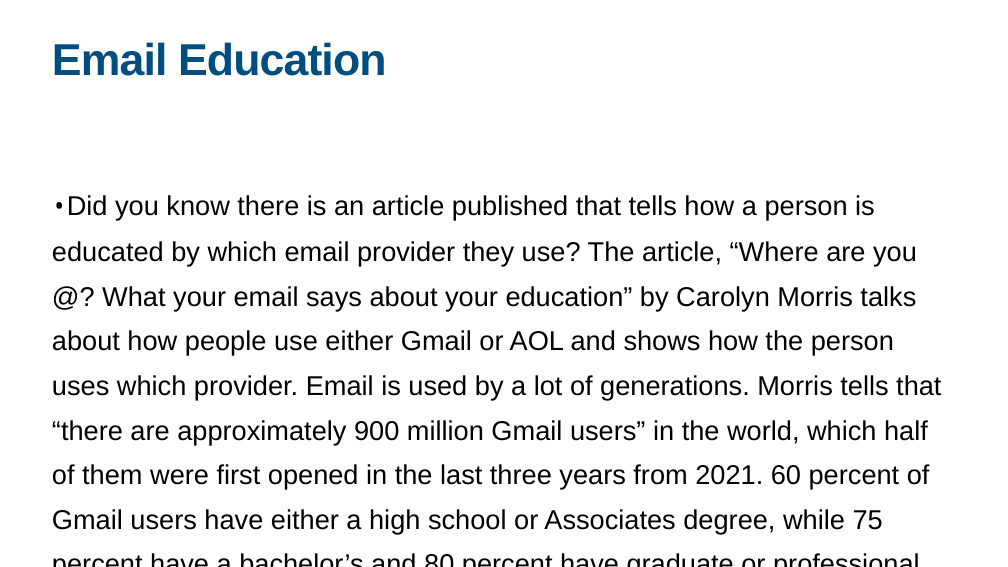
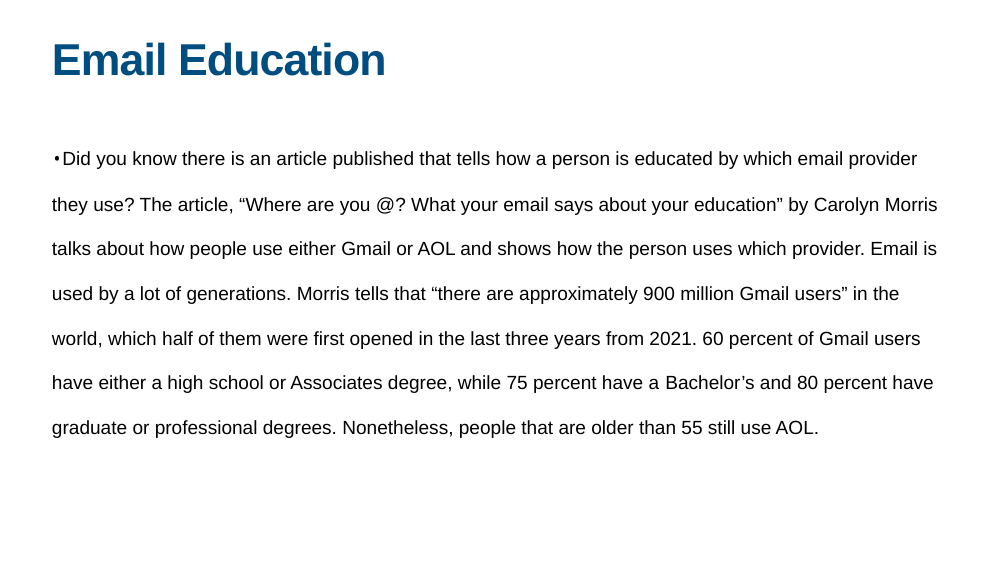
Before and after one commit to Jake-guerrero/Email-Usage, a slide deck: slide 5 of Email Usage.pptx. Drawn at 1008x567 pixels with LibreOffice and Linux fonts; fonts in the diff are those of the drawing. Boxes give left, top, right and bottom in pixels: in the first picture for what was removed or moved away, otherwise in the second. Text is boxed around its words. In the diff, an @@ line names an element or a change of style, - is before the commit and + after.

Commit message:
adding

```diff
--- a/Email Usage.pptx
+++ b/Email Usage.pptx
@@ text at <box>52,151,938,438</box>: text changed; size 51.8 to 36.3 pt @@
-•Did you know there is an article published that tells how a person is educated by which email provider they use? The article, “Where are you @? What your email says about your education” by Carolyn Morris talks about how people use either Gmail or AOL and shows how the person uses which provider. Email is used by a lot of generations. Morris tells that “there are approximately 900 million Gmail users” in the world, which half of them were first opened in the last three years from 2021. 60 percent of Gmail users have either a high school or Associates degree, while 75 percent have a bachelor’s and 80 percent have graduate or professional degrees. Nonetheless, people that are older than 55 use AOL.
+•Did you know there is an article published that tells how a person is educated by which email provider they use? The article, “Where are you @? What your email says about your education” by Carolyn Morris talks about how people use either Gmail or AOL and shows how the person uses which provider. Email is used by a lot of generations. Morris tells that “there are approximately 900 million Gmail users” in the world, which half of them were first opened in the last three years from 2021. 60 percent of Gmail users have either a high school or Associates degree, while 75 percent have a Bachelor’s and 80 percent have graduate or professional degrees. Nonetheless, people that are older than 55 still use AOL.
```
Also in this commit, not shown: 2 other slides changed.
